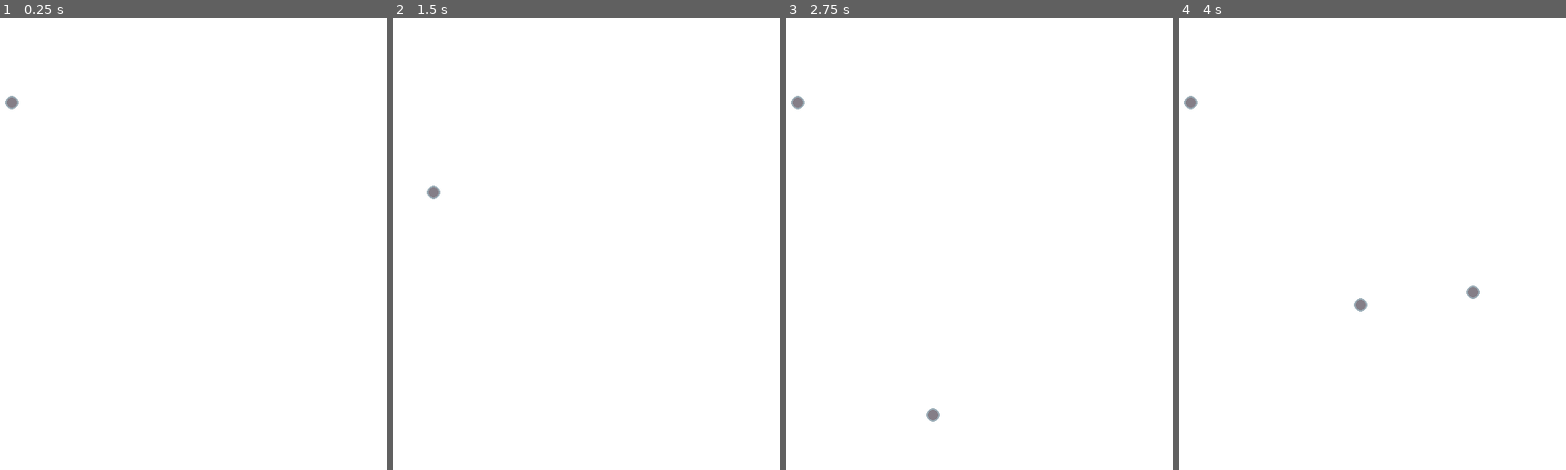
Above: before the commit, frames 1-4 (left to right).
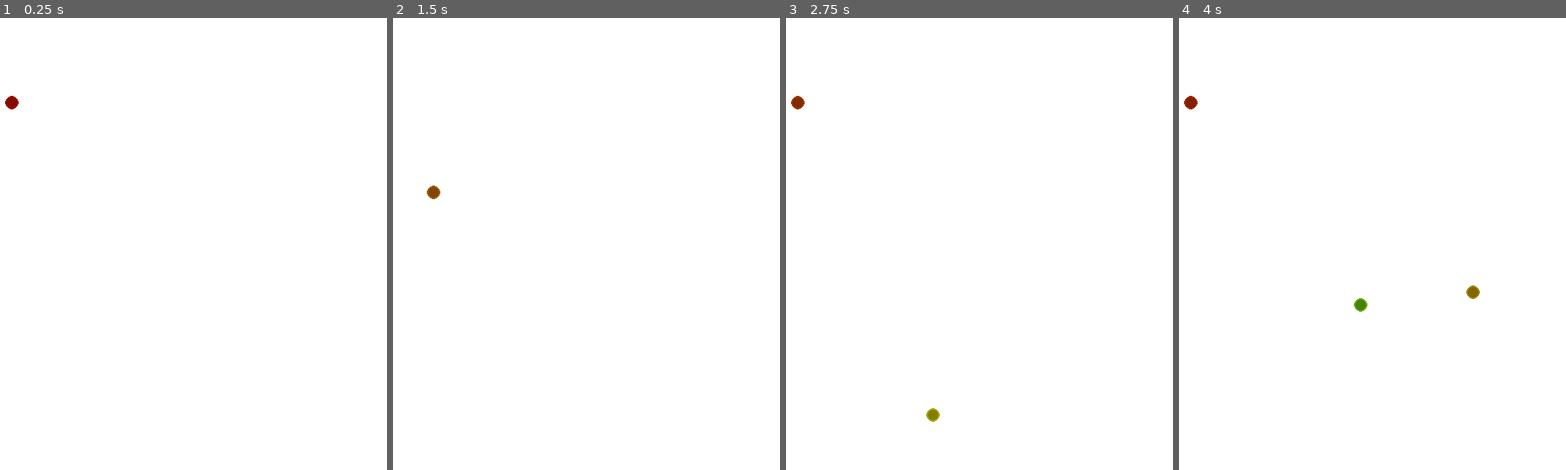
Above: after the commit, the same moments.

Repository: autumn-heights/levelherup-jam-2026
Game: Godot game, scene res://scenes/world.tscn
Two runs of this game, one before a commit and one after it. Both use one fixed random seed, a clock stepped at 60 frames per second and the inputs below.
Inputs (mouse positions are in pixels of both pictures, inside the frame that each line leads up to):
- Up to frame 1 (0.25 s): no input
- Up to frame 2 (1.5 s): tap Enter at 0.5 s; move the mouse to (652, 225) at 0.52 s; press the mouse at (652, 225) at 0.53 s; tap Space at 1.25 s; move the mouse to (458, 271) at 1.27 s; release the mouse at (458, 271) at 1.28 s; click (458, 271) at 1.35 s
- Up to frame 3 (2.75 s): tap Enter at 2 s; move the mouse to (987, 149) at 2.02 s; press the mouse at (987, 149) at 2.03 s
- Up to frame 4 (4 s): move the mouse to (1314, 338) at 2.77 s; release the mouse at (1314, 338) at 2.78 s; click (1314, 338) at 2.85 s; move the mouse to (1473, 316) at 3.52 s; press the mouse at (1473, 316) at 3.53 s

The runs differ from the first frame. In frame 1, less than 0.1% of the frame differs, in the area x 1-5%, y 17-21%; in frame 2, less than 0.1%; in frame 3, 0.2%; in frame 4, 0.2%, in the area x 1-78%, y 17-65%.

Commit message:
added garish colour changes

Diff:
--- a/fill-bucket-golf/scenes/puck.gd
+++ b/fill-bucket-golf/scenes/puck.gd
@@ -1,5 +1,7 @@
 extends RigidBody2D
 
+var current_hue = 0.0
+var hue_change_rate = 0.001
 
 @export_category("Physics")
 @export var motion_velocity_threshold = 10;
@@ -16,6 +18,9 @@
 
 # Called every frame. 'delta' is the elapsed time since the previous frame.
 func _process(_delta: float) -> void:
+	current_hue = fmod(current_hue + hue_change_rate, TAU)
+	$Sprite2D.modulate = Color.from_hsv(current_hue, 1, 1)
+
 	if linear_velocity.length() < motion_velocity_threshold and in_motion == true:
 		# send a signal because i just came to a stop
 		report_puck_stopped.emit(position)
